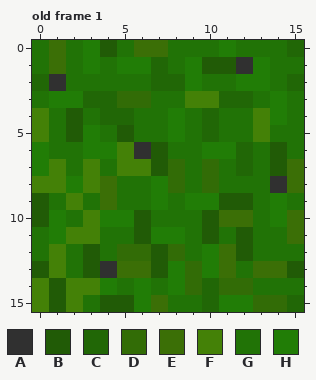
Pixel-art file -- Assets/Sprites/Tiles/Default/DefaultTiles.aseprite. The picture above is the old version.
16x16 pixels, 2 frames. Colours within 5 levels of each other are drawn and written as one. Shown: old frame 1. The commit also changed other frames, which this record leaves out.
Palette (. is transparent): A #303030  B #215b06  C #216706  D #326c06  E #3b6f06  F #448107  G #217306  H #217d06
Pixels before, old frame 1, first column x 0:
 0 GEGHBGEEGGGHGGGC
 1 GEGHGHHCGHBBAHGG
 2 CAGGGGGCCHGGHHGC
 3 GHHCCDDGGFFCCGHG
 4 FGBGCCGGHGCGGFHG
 5 FGBHGBGGHGCGGFGG
 6 HGGHHFABGGHHCGBG
 7 HFGFGFFBDGDGCGBE
 8 FFHFEGGHDGDGGGAE
 9 BGFGEGGHGHHBBGHG
10 BHGFHHBGGGBEEGHE
11 GHFFGGBHHGBGBGGE
12 GFGBGDDBDGHEBGGG
13 BFGBAEEBHDHEGEEB
14 FBFFHGHGHDCDDGGG
15 FBFGBBHEGGCHHDDC
And afterwards:
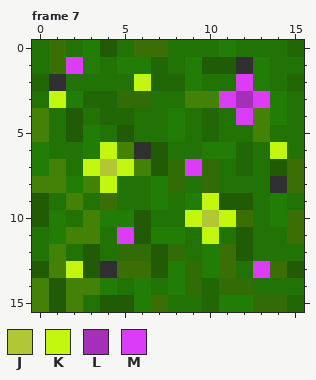
Colours new in this view: J #b1c733  K #c2f60e  L #a62fba  M #db3cf6
A new or re-ordered frame is compared with the old frame closest to it.
Difference:
{"change": "frames 2 -> 9"}
{"where": "frame 7 is new; against old frame 1"}
{"frame":7,"y":1,"x":2,"old":"G","new":"M"}
{"frame":7,"y":2,"x":6,"old":"G","new":"K"}
{"frame":7,"y":2,"x":12,"old":"H","new":"M"}
{"frame":7,"y":3,"x":1,"old":"H","new":"K"}
{"frame":7,"y":3,"x":11,"old":"CCG","new":"MLM"}
{"frame":7,"y":4,"x":12,"old":"G","new":"M"}
{"frame":7,"y":6,"x":4,"old":"H","new":"K"}
{"frame":7,"y":6,"x":14,"old":"B","new":"K"}
{"frame":7,"y":7,"x":3,"old":"FGF","new":"KJK"}
{"frame":7,"y":7,"x":9,"old":"G","new":"M"}
{"frame":7,"y":8,"x":4,"old":"E","new":"K"}
{"frame":7,"y":9,"x":10,"old":"H","new":"K"}
{"frame":7,"y":10,"x":9,"old":"GBE","new":"KJK"}
{"frame":7,"y":11,"x":5,"old":"G","new":"M"}
{"frame":7,"y":11,"x":10,"old":"B","new":"K"}
{"frame":7,"y":13,"x":2,"old":"G","new":"K"}
{"frame":7,"y":13,"x":13,"old":"E","new":"M"}
{"label":"changed","picture_box":[49,57,134,278]}
{"label":"changed","picture_box":[134,74,287,278]}
